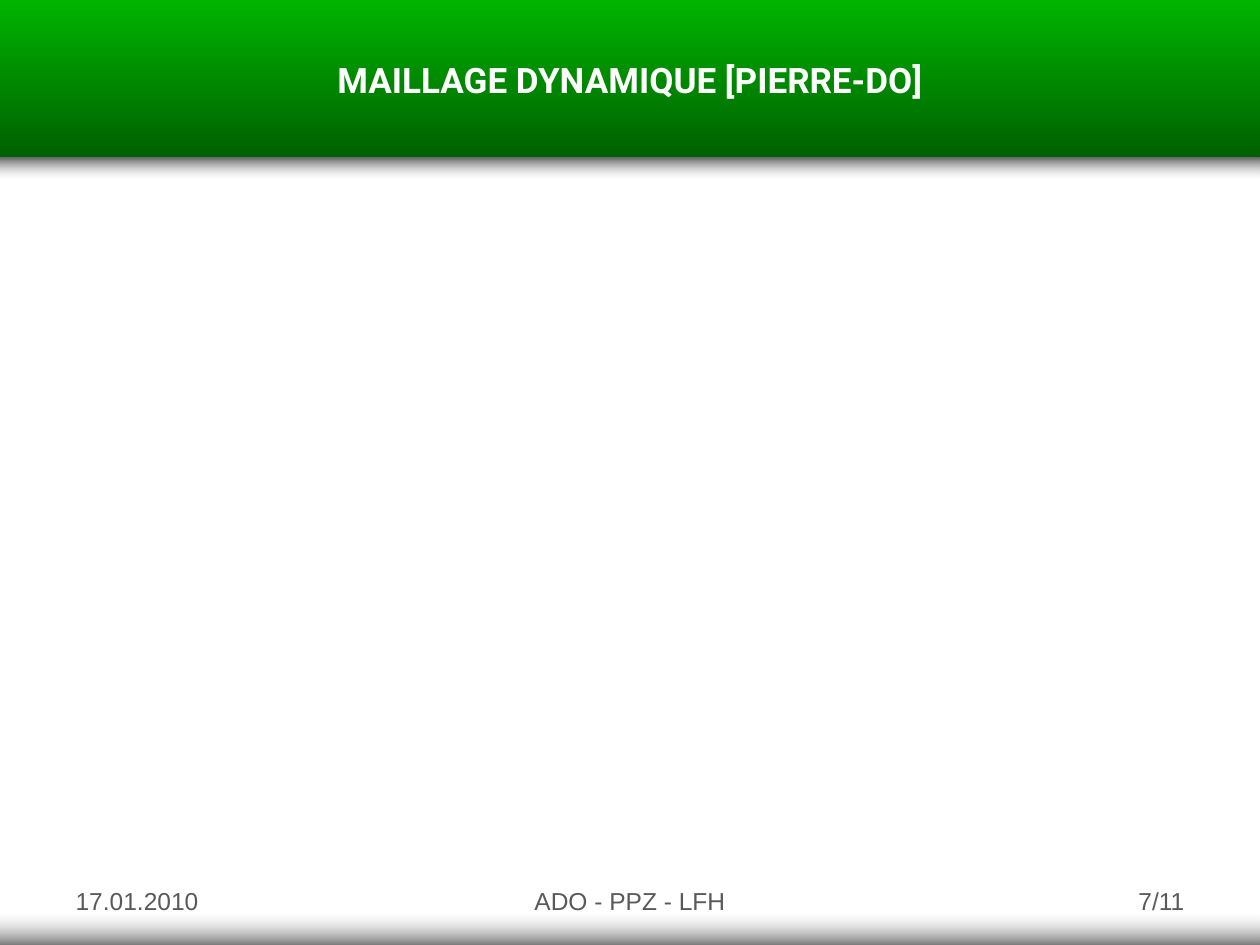
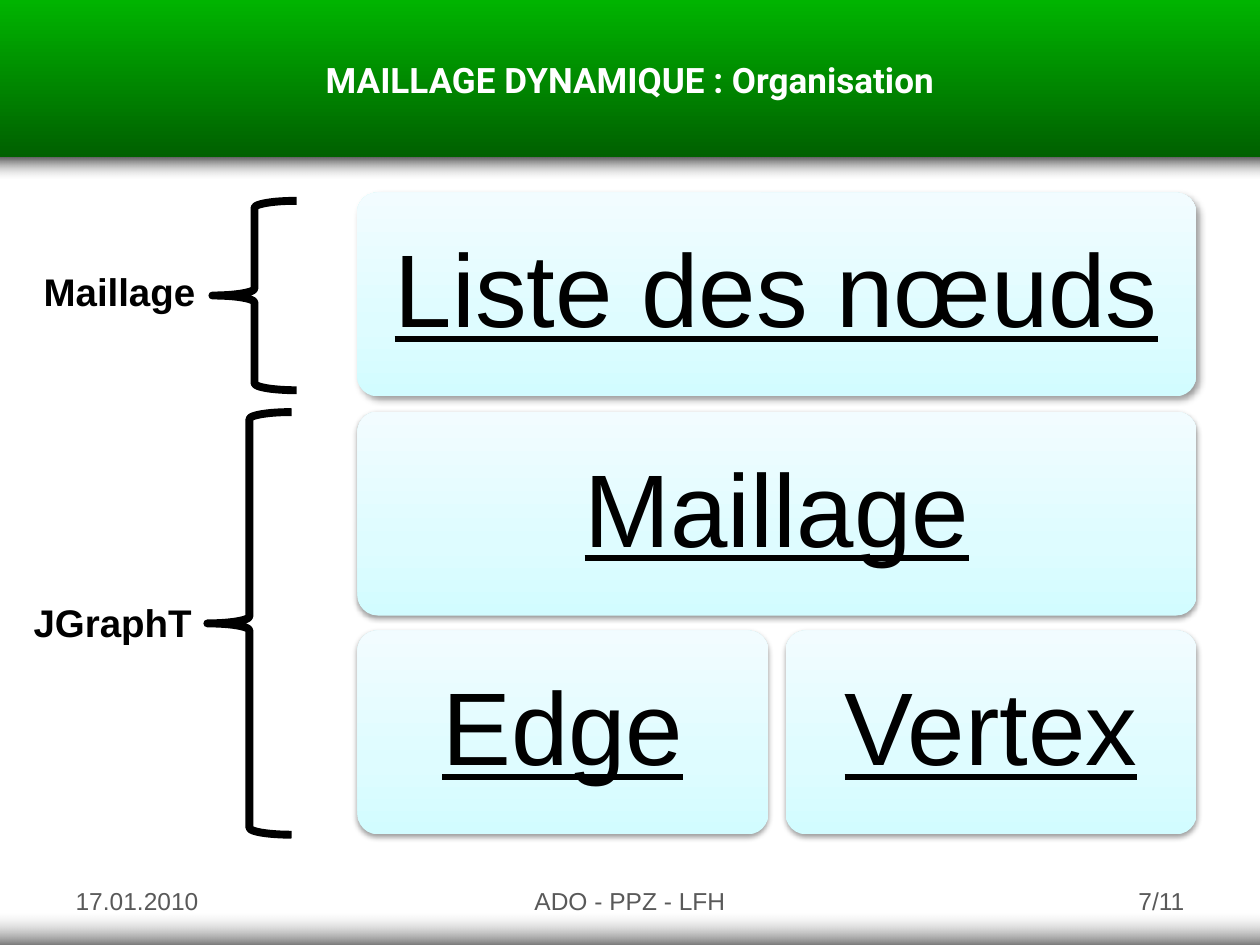
Before and after one commit to goupildb/asd-tower-defense, a slide deck: slide 7 of documents/presentation.pptx. Drawn at 1260x945 pixels with LibreOffice and Linux fonts; fonts in the diff are those of the drawing. Boxes give left, top, right and bottom in pixels: in the first picture for what was removed or moved away, otherwise in the second. Text is boxed around its words. In the diff, an @@ line names an element or a change of style, - is before the commit and + after.

```diff
--- a/documents/presentation.pptx
+++ b/documents/presentation.pptx
@@ text at (x1=326, y1=67, x2=934, y2=101): text changed @@
-MAILLAGE DYNAMIQUE [PIERRE-DO]
+MAILLAGE DYNAMIQUE : Organisation
@@ left brace added at (x1=213, y1=200, x2=297, y2=389), fill #FFFFFF, outline #000000 4.5 pt @@
@@ text added at (x1=44, y1=278, x2=196, y2=314), 22 pt, text #000000, bold @@
+Maillage
@@ left brace added at (x1=208, y1=412, x2=292, y2=834), fill #FFFFFF, outline #000000 4.5 pt @@
@@ text added at (x1=34, y1=609, x2=192, y2=645), 22 pt, text #000000, bold @@
+JGraphT
@@ group added at (x1=357, y1=193, x2=1197, y2=834): 4 rounded rectangles, 4 texts @@
+Liste des nœuds
+Maillage
+Edge
+Vertex
```
Also in this commit, not shown: 2 other slides changed, 1 slide added.
